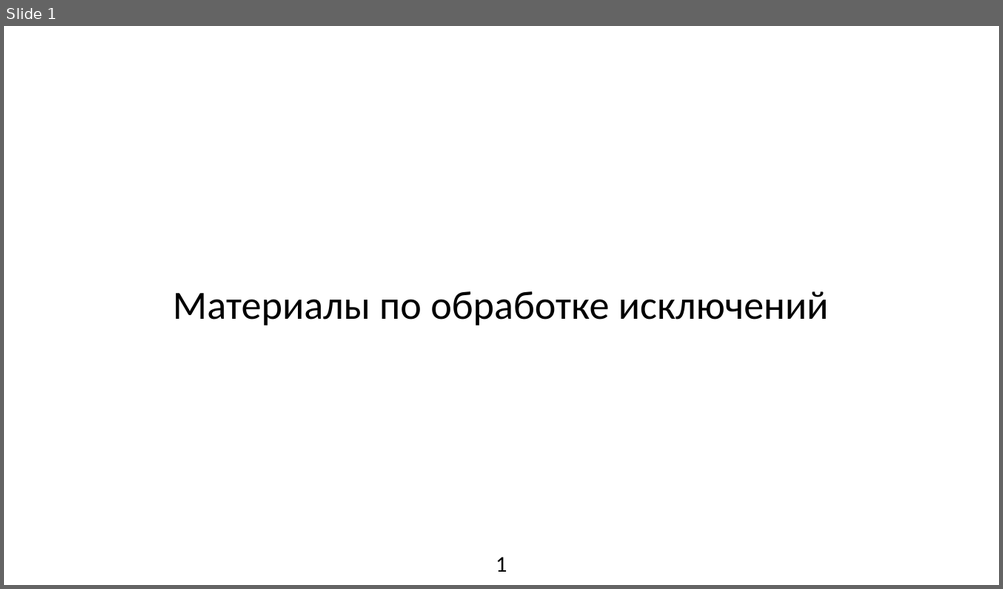
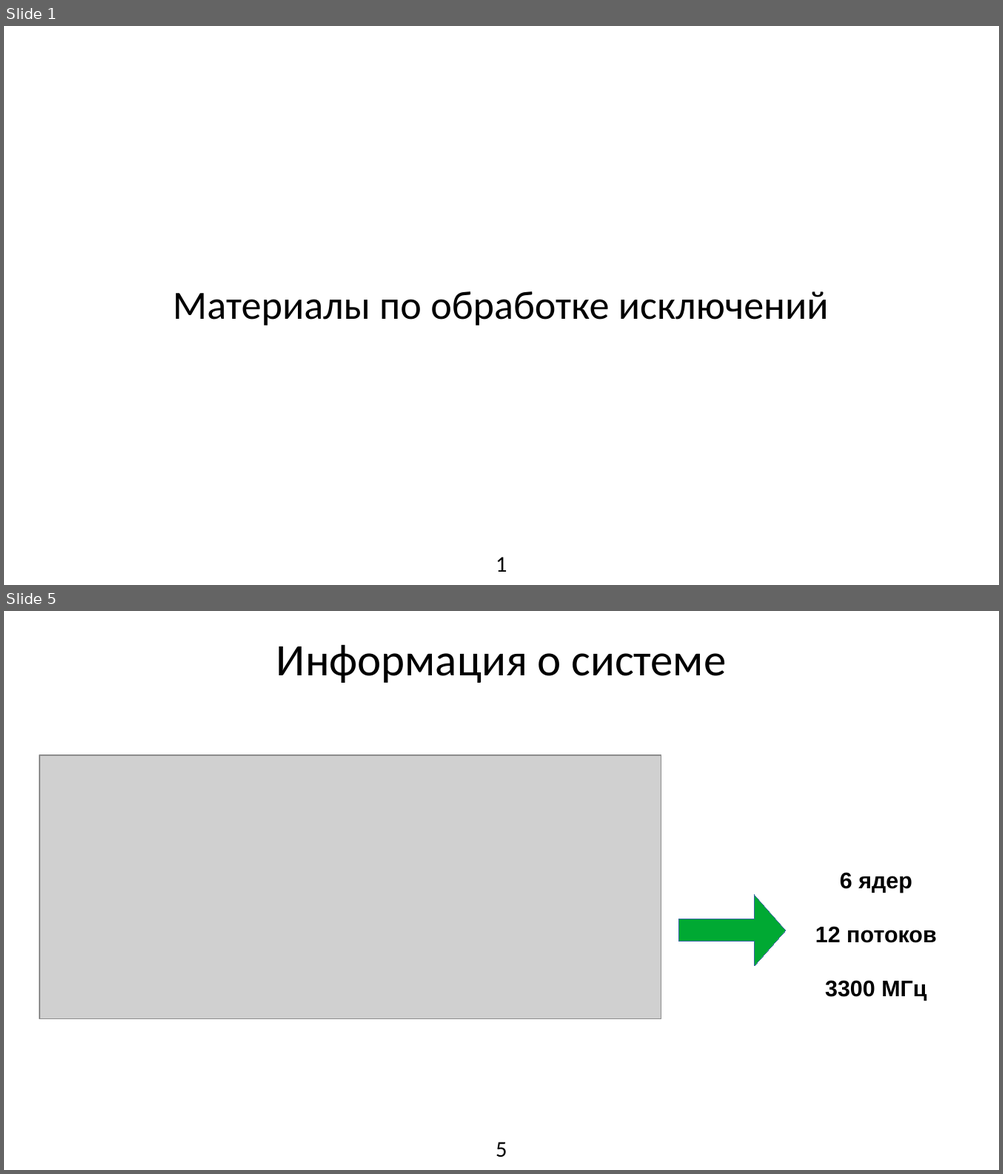
Before and after one commit to Leartiz/exception_research, a slide deck: about/presentation.odp. Shown one above the other, each under a label of ours: slide 1 before the commit, slides 1 and 5 after it; the slides between them are not shown. The pictures are 1003x589 and 1003x1174 pixels, drawn with LibreOffice and Linux fonts; fonts in the diff are those of the drawing; grey boxes stand for pictures. Boxes give left, top, right and bottom in pixels: in the first picture for what was removed or moved away, otherwise in the second. Text is boxed around its words. In the diff, an @@ line names an element or a change of style, - is before the commit and + after.

```diff
--- a/about/presentation.odp
+++ b/about/presentation.odp
@@ slide 5 added at (x1=4, y1=611, x2=999, y2=1170), background #FFFFFF @@
@@ title added at (x1=276, y1=645, x2=726, y2=683), 36 pt, text #000000 @@
+Информация о системе
@@ picture added at (x1=40, y1=755, x2=661, y2=1019) @@
@@ text added at (x1=815, y1=872, x2=936, y2=1001), 18 pt, text #000000, bold @@
+6 ядер
+12 потоков
+3300 МГц
@@ right arrow added at (x1=679, y1=895, x2=785, y2=967), fill #00A933, outline #3465A4 0 pt @@
@@ page number added at (x1=495, y1=1142, x2=506, y2=1158), 18 pt, text #000000 @@
+5
```
Also in this commit, not shown: 1 slide changed, 9 other slides added, 2 slides removed, 5 other files.
